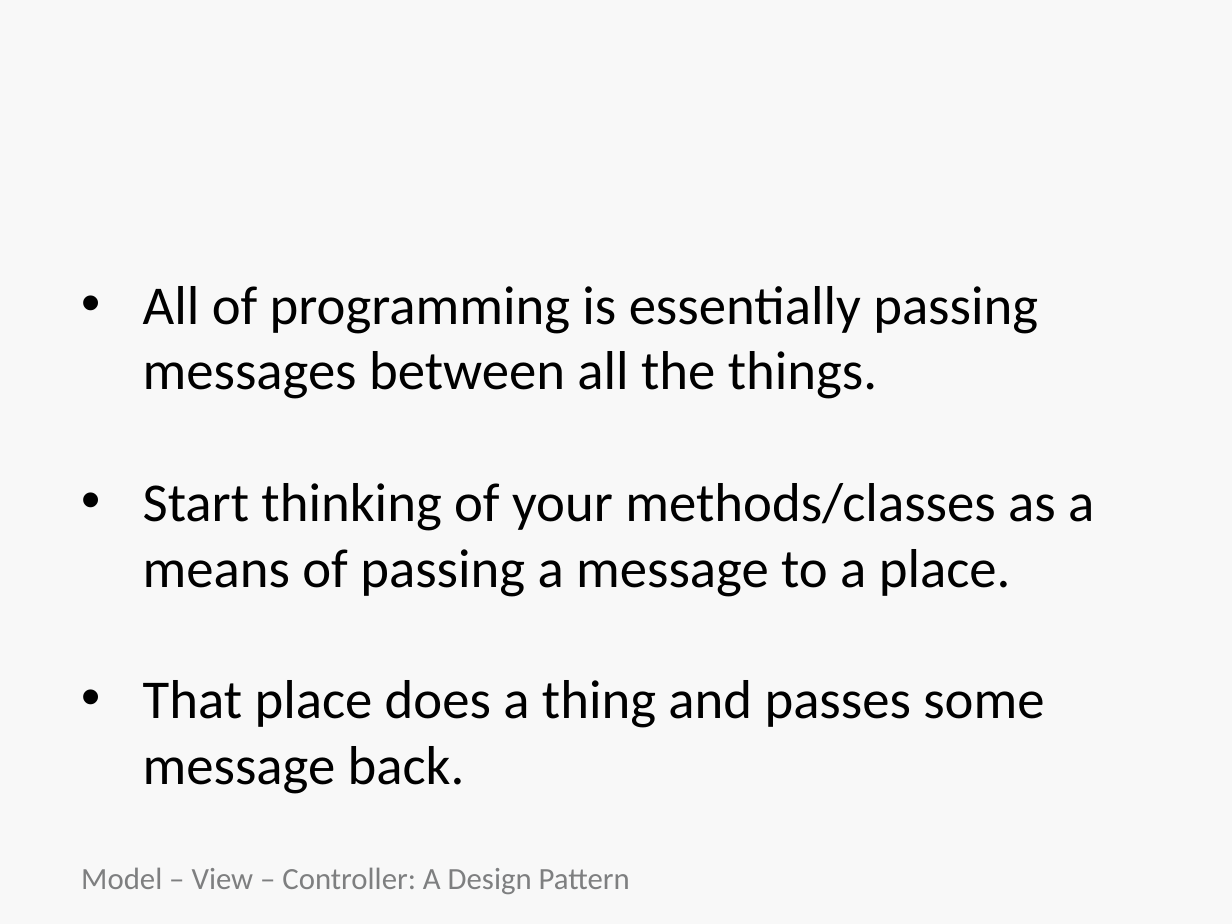
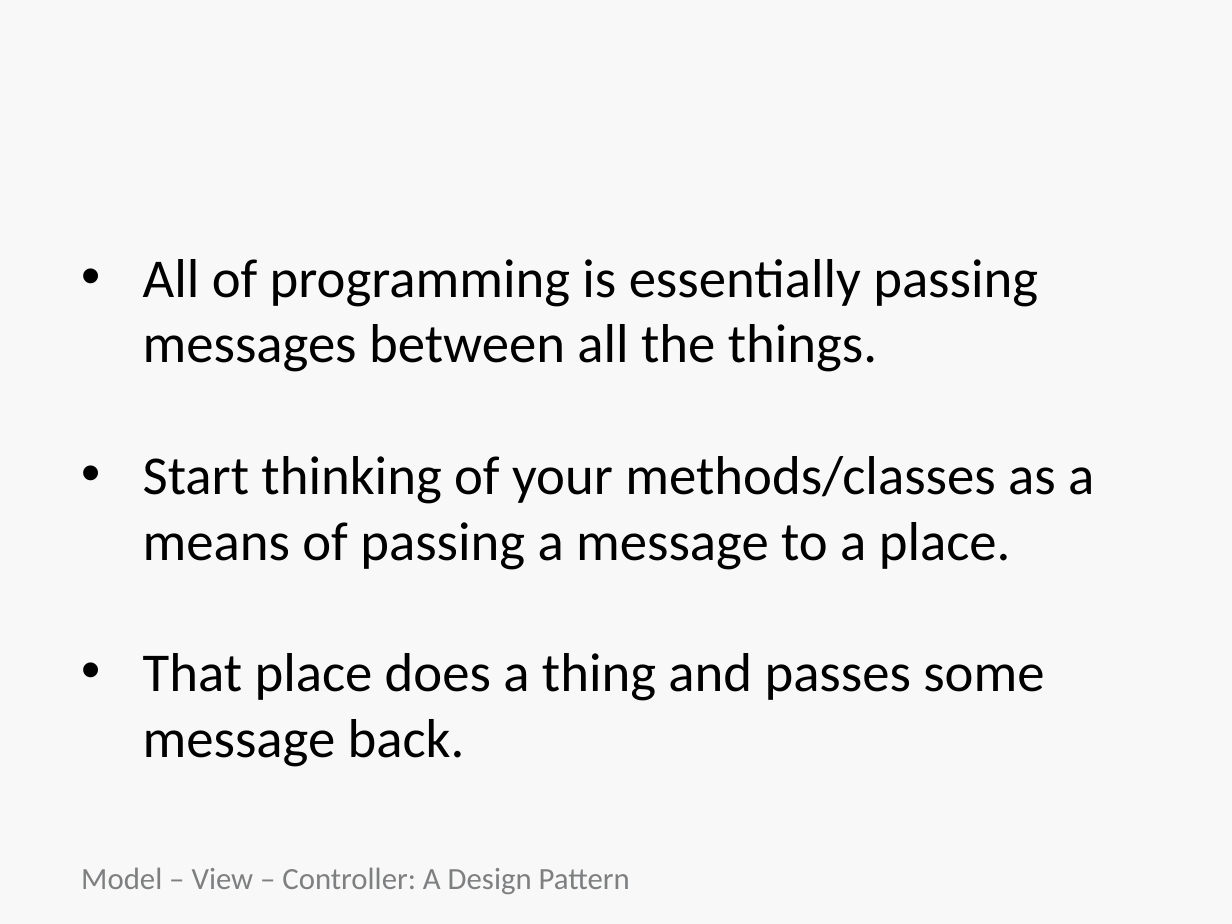
Before and after one commit to bootcoder/lectures, a slide deck: slide 25 of 1phase/ruby-mvc-single-res/HT-MVC.pptx. Drawn at 1232x924 pixels with LibreOffice and Linux fonts; fonts in the diff are those of the drawing; background and template pictures are left out. Boxes give left, top, right and bottom in pixels: in the first picture for what was removed or moved away, otherwise in the second. Text is boxed around its words. In the diff, an @@ line names an element or a change of style, - is before the commit and + after.

```diff
--- a/1phase/ruby-mvc-single-res/HT-MVC.pptx
+++ b/1phase/ruby-mvc-single-res/HT-MVC.pptx
@@ text "All of programming is essentially ...": place and size @@
-text "All of programming is essentially ..." at <box>143,286,1094,794</box>
+text "All of programming is essentially ..." at <box>143,259,1094,767</box>
```
Also in this commit, not shown: 5 other slides changed, 1 other file.
